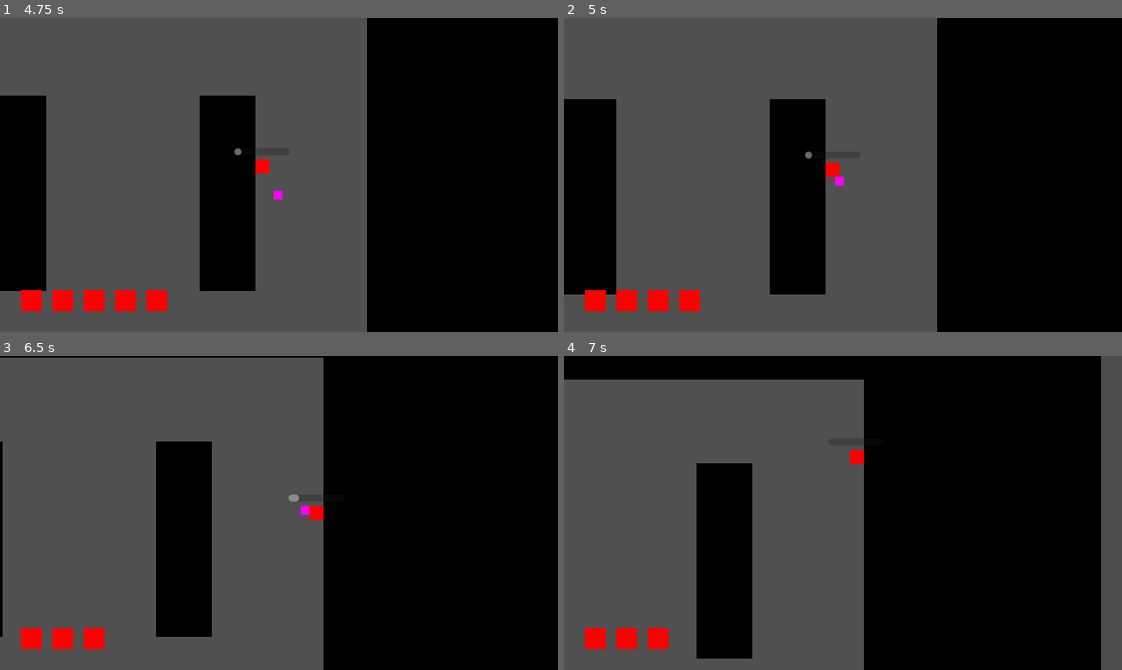
Above: before the commit, frames 1-4 (two rows, left to right).
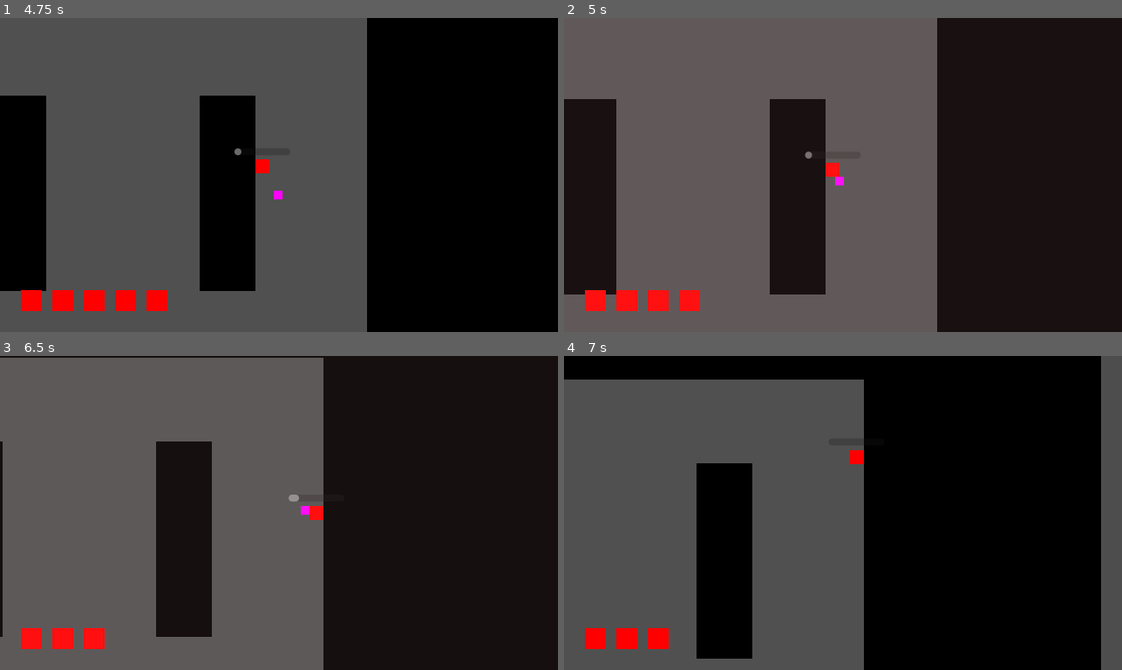
Above: after the commit, the same moments.

Repository: IanLum/square-game
Game: Godot game, scene res://src/main.tscn
Two runs of this game, one before a commit and one after it. Both use one fixed random seed, a clock stepped at 60 frames per second and the inputs below.
Inputs (mouse positions are in pixels of both pictures, inside the frame that each line leads up to):
- Up to frame 1 (4.75 s): tap Enter at 0.5 s; move the mouse to (401, 159) at 0.52 s; press the mouse at (401, 159) at 0.53 s; hold D (right) 0.53-1.28 s; move the mouse to (167, 190) at 1.27 s; release the mouse at (167, 190) at 1.28 s; hold S (down) 1.28-2.03 s; tap Space (utility) at 1.35, 2.85, 4.35 s; move the mouse to (334, 105) at 2.02 s; press the mouse at (334, 105) at 2.03 s; hold D (right) 2.03-2.78 s; move the mouse to (251, 237) at 2.77 s; release the mouse at (251, 237) at 2.78 s; hold W (up) 2.78-3.53 s; move the mouse to (446, 222) at 3.52 s; press the mouse at (446, 222) at 3.53 s; hold A (left) from 3.53 s (still down); move the mouse to (111, 127) at 4.27 s; release the mouse at (111, 127) at 4.28 s
- Up to frame 2 (5 s): keep holding A (left)
- Up to frame 3 (6.5 s): move the mouse to (306, 513) at 5.02 s; release A (left) at 5.03 s; press the mouse at (306, 513) at 5.03 s; hold S (down) 5.03-5.78 s; tap Space (utility) at 5.75, 5.85 s; move the mouse to (195, 434) at 5.77 s; release the mouse at (195, 434) at 5.78 s; hold D (right) from 5.78 s (still down)
- Up to frame 4 (7 s): move the mouse to (965, 497) at 6.52 s; release D (right) at 6.53 s; press the mouse at (965, 497) at 6.53 s; hold W (up) from 6.53 s (still down)

Frame 1 is identical in both runs. In frame 2, 45% of the frame differs, in the area x 0-100%, y 0-100%; in frame 3, less than 0.1%; in frame 4, nothing differs.

Commit message:
screen flash red when hit

Diff:
--- a/src/display/ui.tscn
+++ b/src/display/ui.tscn
@@ -31,3 +31,12 @@
 
 [node name="heart5" parent="HBoxContainer" instance=ExtResource("1_0joe3")]
 layout_mode = 2
+
+[node name="ScreenColor" type="ColorRect" parent="."]
+anchors_preset = 15
+anchor_right = 1.0
+anchor_bottom = 1.0
+grow_horizontal = 2
+grow_vertical = 2
+mouse_filter = 2
+color = Color(1, 1, 1, 0)
--- a/src/player/player.gd
+++ b/src/player/player.gd
@@ -71,6 +71,9 @@
 func take_damage(damage: int):
 	health -= damage
 	if health <= 0: die()
+	var tween = create_tween()
+	$ui/ScreenColor.color = Color(Color.RED, 0.3)
+	tween.tween_property($ui/ScreenColor, "color", Color.TRANSPARENT, 0.3)
 
 
 func die():
